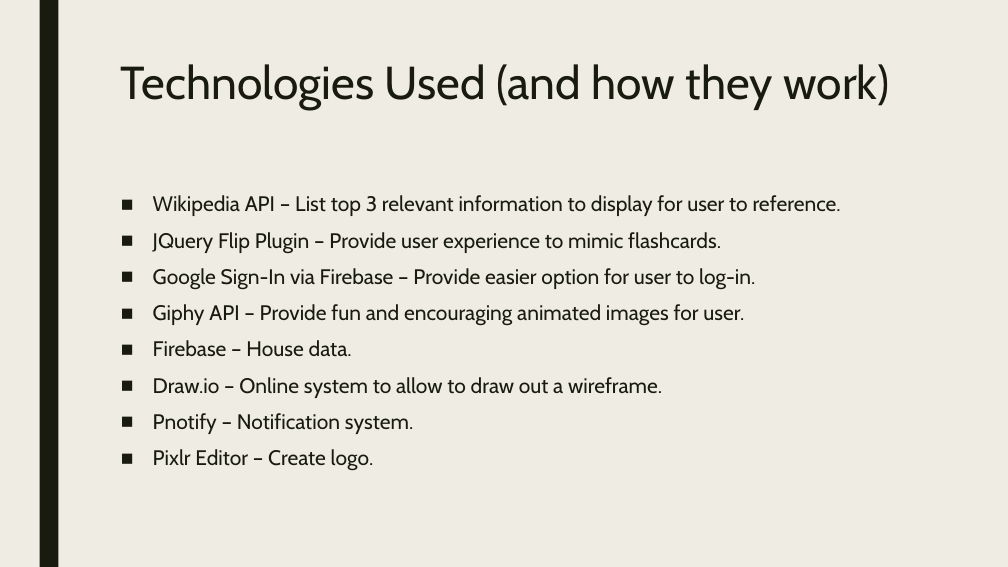
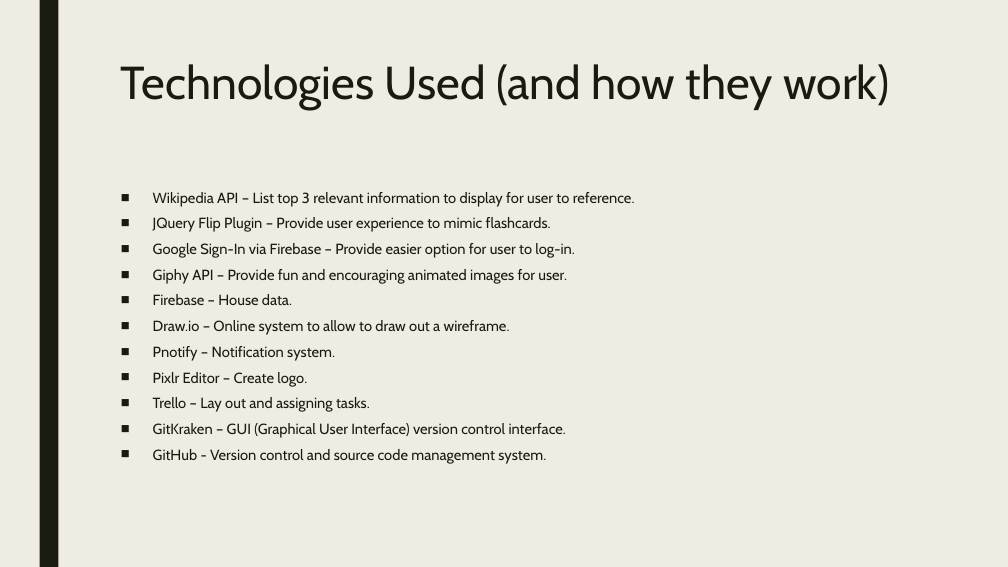
Before and after one commit to codeDeck-Learning-Tools/codeDeck, a slide deck: slide 5 of powerpoint/codeDeck.pptx. Drawn at 1008x567 pixels with LibreOffice and Linux fonts; fonts in the diff are those of the drawing. Boxes give left, top, right and bottom in pixels: in the first picture for what was removed or moved away, otherwise in the second. Text is boxed around its words. In the diff, an @@ line names an element or a change of style, - is before the commit and + after.

```diff
--- a/powerpoint/codeDeck.pptx
+++ b/powerpoint/codeDeck.pptx
@@ text at [153,192,635,387]: size 20 to 14 pt in "Wikipedia API – List top 3 relevant ...", "JQuery Flip Plugin – Provide user experience ...", "Google Sign-In via Firebase – Provide easier ...", "Giphy API – Provide fun and encouraging ..." and 4 more places; line spacing 0.94 to 0.74 @@
@@ text at [153,397,566,464]: paragraphs added @@
+■ Trello – Lay out and assigning tasks.
+■ GitKraken – GUI (Graphical User Interface) version control interface.
+■ GitHub - Version control and source code management system.
```
Also in this commit, not shown: 4 other slides changed.
